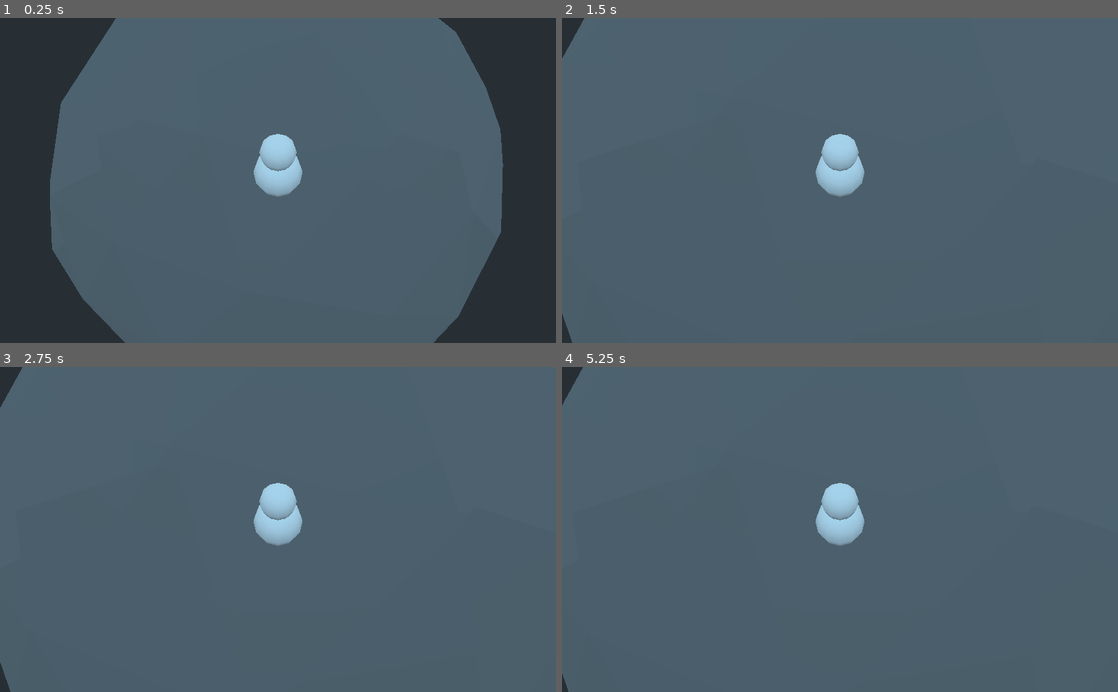
Above: before the commit, frames 1-4 (two rows, left to right).
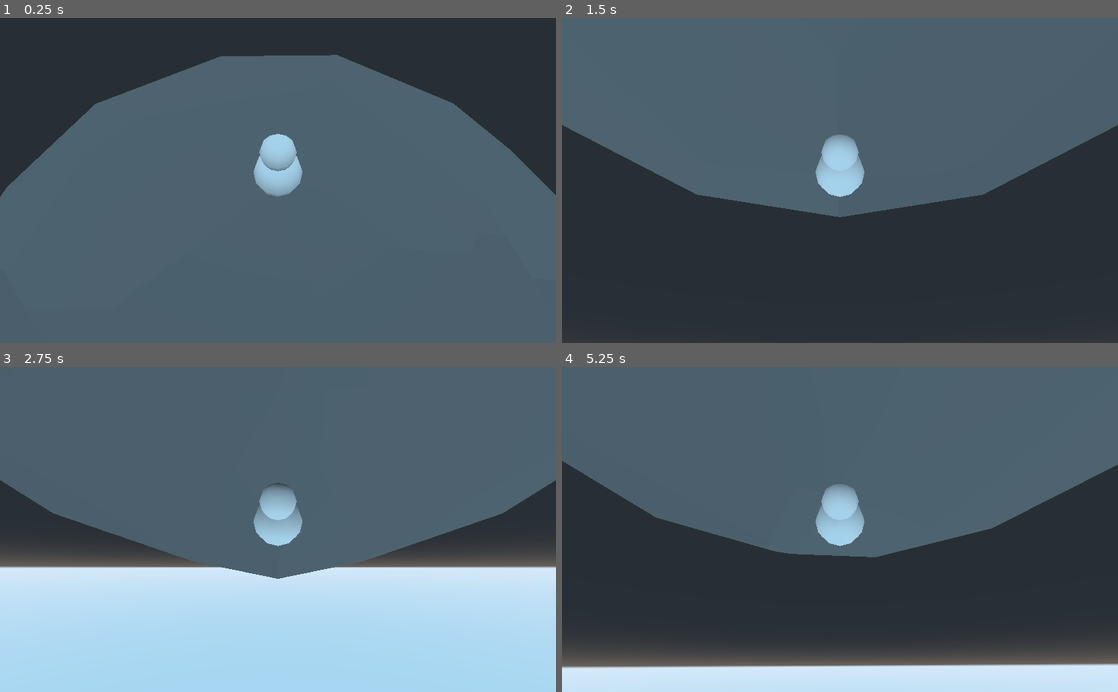
Above: after the commit, the same moments.

Repository: Psychopomp-Party/LunarLeap
Game: Godot game, scene res://game/scenes/Play.tscn
The game is run twice, just before and just after one commit, with the same random seed, the same clock (stepped at 60 frames per second) and the same inputs. This scene is started directly instead of the project's main scene.
Inputs:
- Up to frame 1 (0.25 s): no input
- Up to frame 2 (1.5 s): hold D (player_move_right) 0.53-1.28 s; hold S (player_move_down) from 1.28 s (still down)
- Up to frame 3 (2.75 s): tap Enter at 2 s; release S (player_move_down) at 2.03 s; hold D (player_move_right) from 2.03 s (still down)
- Up to frame 4 (5.25 s): release D (player_move_right) at 2.78 s; hold W (player_move_up) 2.78-3.53 s; hold A (player_move_left) 3.53-5.03 s; hold S (player_move_down) from 5.03 s (still down)

The runs differ from the first frame. In frame 1, 26% of the frame differs, in the area x 0-100%, y 0-100%; in frame 2, 50%; in frame 3, 48%; in frame 4, 52%.

Commit message:
Better input handling

Diff:
--- a/game/scenes/Play.tscn
+++ b/game/scenes/Play.tscn
@@ -27,11 +27,10 @@
 
 [node name="CollisionShape" type="CollisionShape" parent="Moon"]
 transform = Transform( 50, 0, 0, 0, 50, 0, 0, 0, 50, 0, 0, 0 )
-shape = SubResource( 1 )
+shape = SubResource( 2 )
 
-[node name="Player" type="RigidBody" parent="."]
-transform = Transform( 1, 0, 0, 0, 1, 0, 0, 0, 1, 0, 45, 26.1717 )
-mode = 2
+[node name="Player" type="KinematicBody" parent="."]
+transform = Transform( 1, 0, 0, 0, 1, 0, 0, 0, 1, 0, 45, 0 )
 script = ExtResource( 2 )
 
 [node name="CSGCombiner" type="CSGCombiner" parent="Player"]
--- a/game/scripts/Player.gd
+++ b/game/scripts/Player.gd
@@ -1,27 +1,74 @@
-extends RigidBody
+extends KinematicBody
 
-var move_left = false
-var move_right = false
-var move_up = false
-var move_down = false
+onready var moon = self.get_parent().get_node("Moon")
+onready var moon_direction = self.translation.direction_to(moon.translation).normalized()
 
+# movement variables
+var should_move_left = false
+var should_move_right = false
+var should_move_up = false
+var should_move_down = false
 
-# Called when the node enters the scene tree for the first time.
 func _ready():
-	pass # Replace with function body.
+	pass
 
+func _physics_process(delta):
+	# keep player 'upright'
+	# perhaps try 'self.look_at' instead
+	#ray.cast_to = -(moon.translation - self.translation).normalized()
+	#self.rotate_x(ray.rotation.x)
+	#self.rotate_y(ray.rotation.y)
+	#self.rotate_z(ray.rotation.z)
 
-# Called every frame. 'delta' is the elapsed time since the previous frame.
-func _process(delta):
-	if (Input.is_action_just_pressed("player_move_left") && !move_left):
-		move_left = true
-		self.add_force(Vector3(100, 0, 0), Vector3(0, 0, 0))
-	if (Input.is_action_pressed("player_move_right") && !move_right):
-		move_right = true
-		self.add_force(Vector3(-100, 0, 0), Vector3(0, 0, 0))
-	if (Input.is_action_pressed("player_move_up") && !move_up):
-		move_up = true
-		self.add_force(Vector3(0, 100, 0), Vector3(0, 0, 0))
-	if (Input.is_action_pressed("player_move_down") && !move_down):
-		move_down = true
-		self.add_force(Vector3(0, -100, 0), Vector3(0, 0, 0))
+	#self.look_at_from_position(self.translation, moon.translation, -(moon.translation - self.translation).normalized())
+	#self.rotation = (moon.translation - self.translation).normalized()
+	#if (self.rotation != old_rotation):
+	#	print("Pointed rotation: ", (moon.translation - self.translation).normalized())
+
+	moon_direction = self.translation.direction_to(moon.translation).normalized()
+	#self.look_at(moon.translation, moon_direction)
+	#self.rotate(self.rotation.cross(moon_direction).normalized(), self.rotation.dot(moon_direction))
+	#self.transform = self.transform.orthonormalized()
+
+	# 'gravity'
+	self.move_and_collide((moon.translation - self.translation).normalized(), true, true, false)
+
+	# keep updating movement while button is pressed
+	if (should_move_left):
+		print(">  ", self.rotation.dot(moon_direction))
+		print(">> ", self.rotation.cross(moon_direction).normalized())
+		self.move_and_slide(Vector3(10, 0, 0), Vector3(0, 1, 0), false, 8, 0.667, true)
+		self.look_at(moon.translation, moon_direction)
+	if (should_move_right):
+		print(">  ", self.rotation.dot(moon_direction))
+		print(">> ", self.rotation.cross(moon_direction).normalized())
+		self.move_and_slide(Vector3(-10, 0, 0), Vector3(0, 1, 0), false, 8, 0.667, true)
+		self.look_at(moon.translation, moon_direction)
+	if (should_move_up):
+		print(">  ", self.rotation.dot(moon_direction))
+		print(">> ", self.rotation.cross(moon_direction).normalized())
+		self.move_and_slide(Vector3(0, 10, 0), Vector3(0, 1, 0), false, 8, 0.667, true)
+		self.look_at(moon.translation, moon_direction)
+	if (should_move_down):
+		print(">  ", self.rotation.dot(moon_direction))
+		print(">> ", self.rotation.cross(moon_direction).normalized())
+		self.move_and_slide(Vector3(0, -10, 0), Vector3(0, 1, 0), false, 8, 0.667, true)
+		self.look_at(moon.translation, -moon_direction)
+
+	# set whether the player should move when a button is pressed
+	if (Input.is_action_just_pressed("player_move_left")):
+		should_move_left = true
+	if (Input.is_action_just_released("player_move_left")):
+		should_move_left = false
+	if (Input.is_action_just_pressed("player_move_right")):
+		should_move_right = true
+	if (Input.is_action_just_released("player_move_right")):
+		should_move_right = false
+	if (Input.is_action_just_pressed("player_move_up")):
+		should_move_up = true
+	if (Input.is_action_just_released("player_move_up")):
+		should_move_up = false
+	if (Input.is_action_just_pressed("player_move_down")):
+		should_move_down = true
+	if (Input.is_action_just_released("player_move_down")):
+		should_move_down = false
Not shown: 3 places in game/scenes/Play.tscn that only renumber resources
